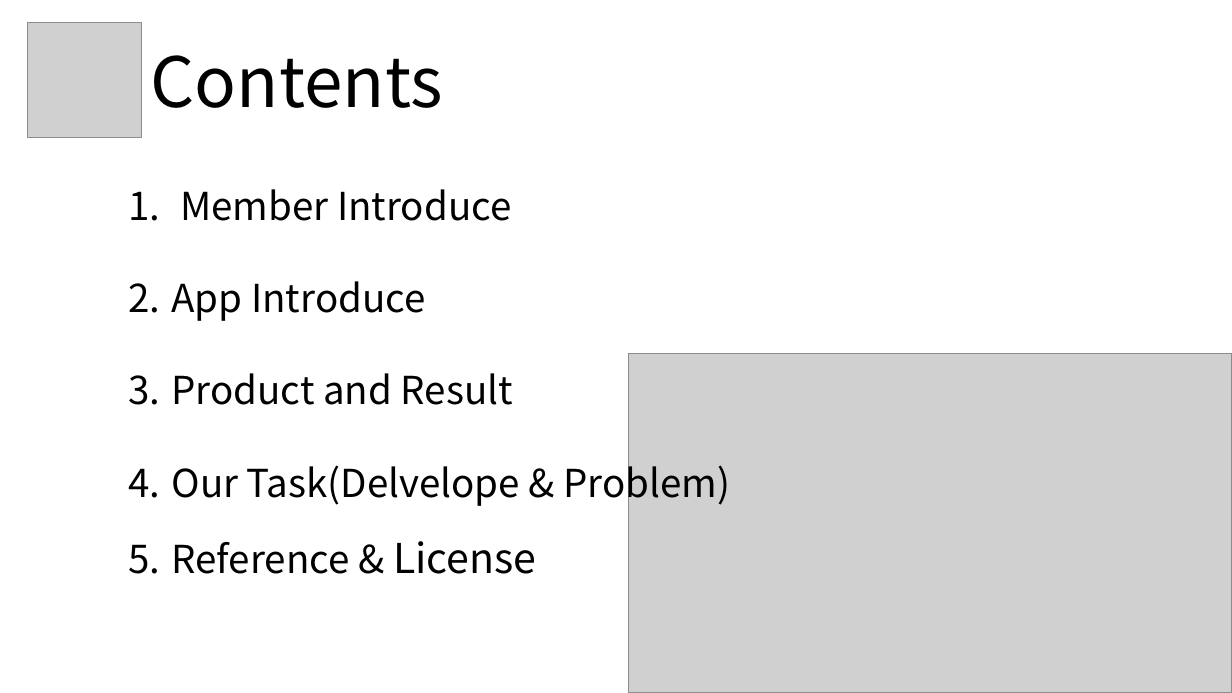
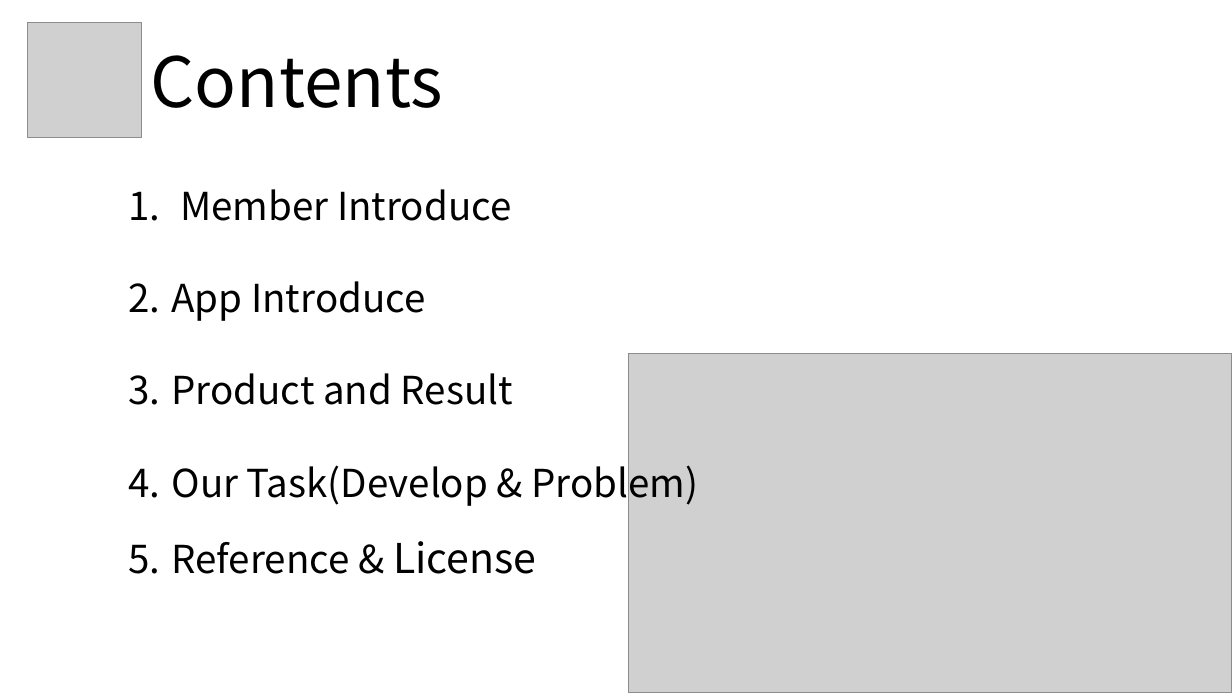
Before and after one commit to ggjae/2016msami, a slide deck: slide 2 of finalppt/final ppt_ver.3.pptx. Drawn at 1232x693 pixels with LibreOffice and Linux fonts; fonts in the diff are those of the drawing; grey boxes stand for pictures. Boxes give left, top, right and bottom in pixels: in the first picture for what was removed or moved away, otherwise in the second. Text is boxed around its words. In the diff, an @@ line names an element or a change of style, - is before the commit and + after.

```diff
--- a/finalppt/final ppt_ver.3.pptx
+++ b/finalppt/final ppt_ver.3.pptx
@@ text at box(172, 458, 698, 508): text changed @@
-4. Our Task(Delvelope & Problem)
+4. Our Task(Develop & Problem)
```
Also in this commit, not shown: 2 other slides changed, 1 slide added, 2 slides removed, 6 other files.
